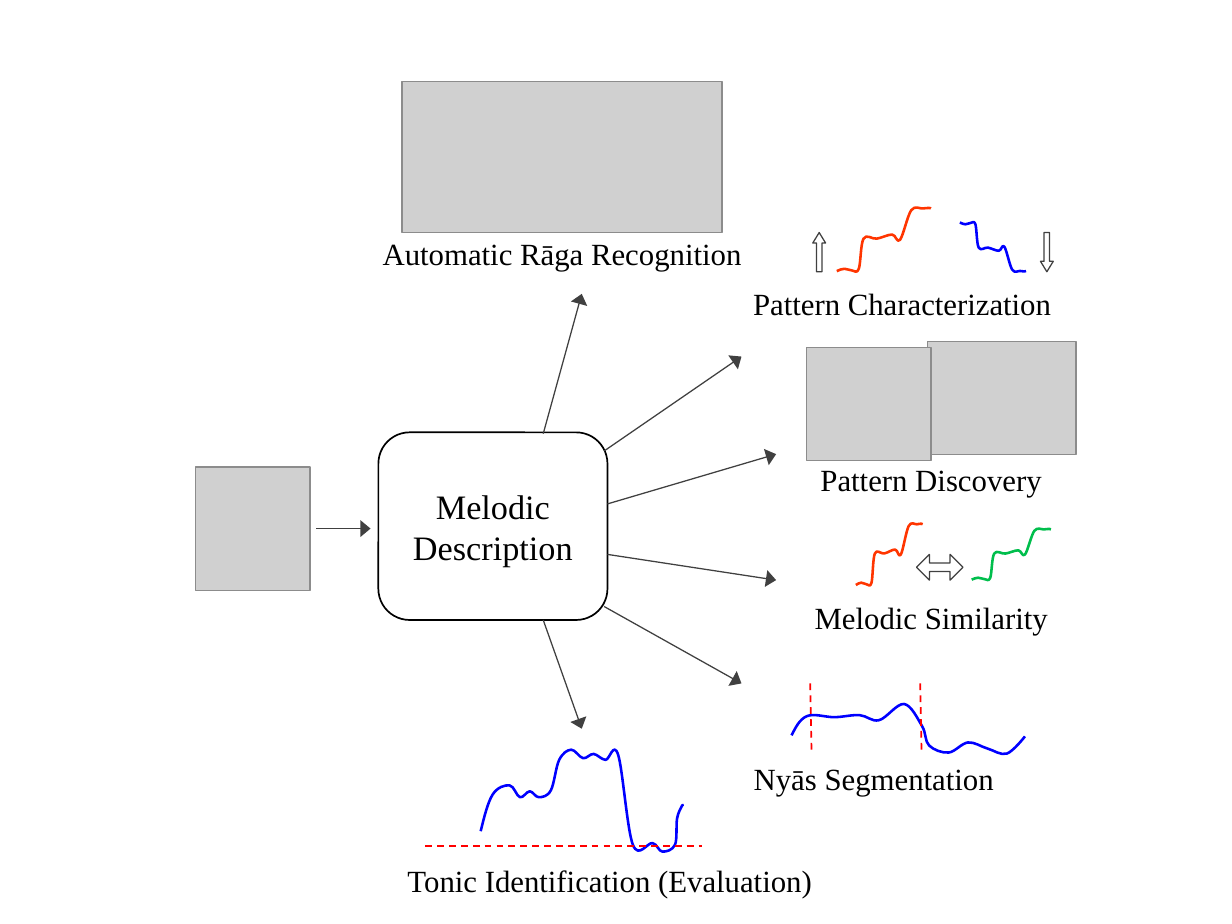
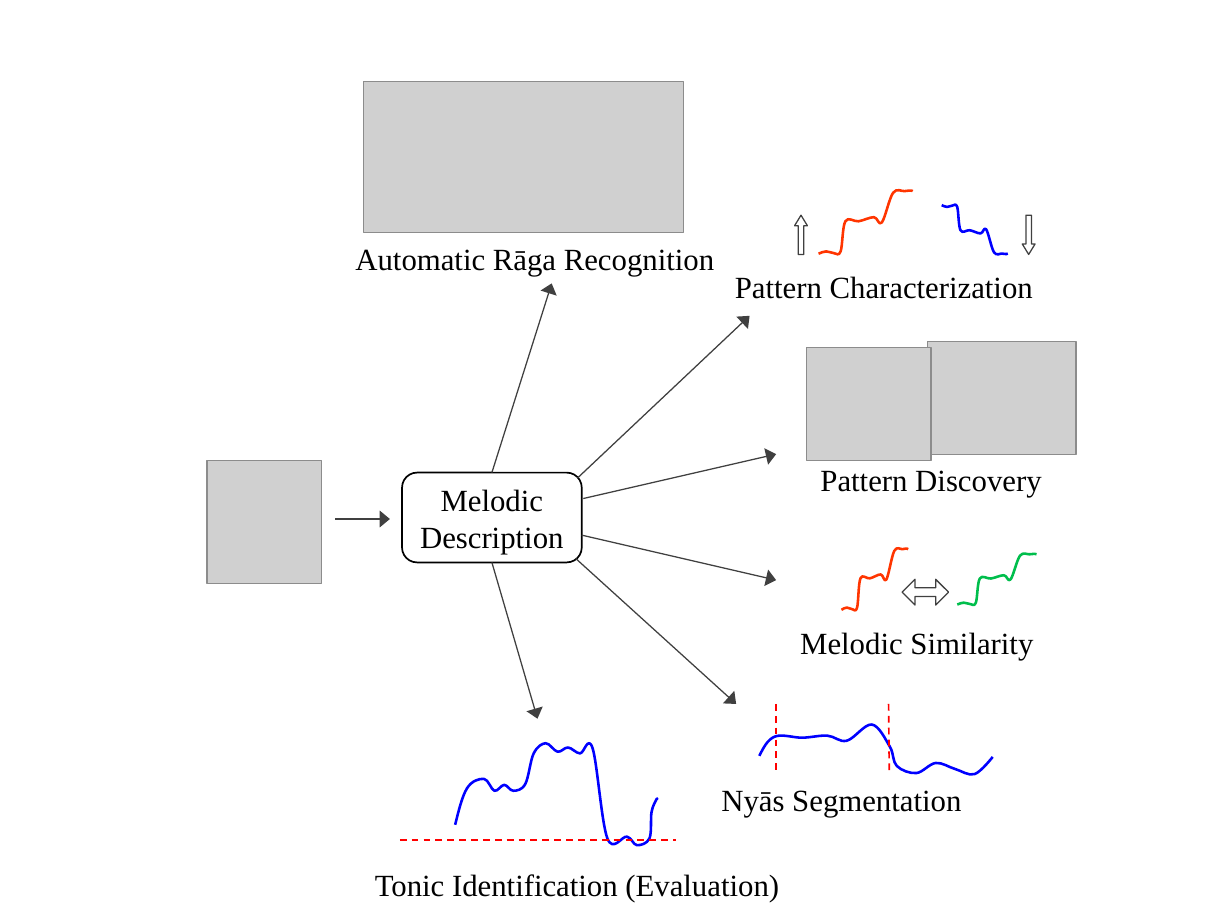
Before and after one commit to sankalpg/PhDThesis, a slide deck: slide 1 of ch01_introduction/figures/tasks.pptx. Drawn at 1232x924 pixels with LibreOffice and Linux fonts; fonts in the diff are those of the drawing; grey boxes stand for pictures. Boxes give left, top, right and bottom in pixels: in the first picture for what was removed or moved away, otherwise in the second. Text is boxed around its words. In the diff, an @@ line names an element or a change of style, - is before the commit and + after.

```diff
--- a/ch01_introduction/figures/tasks.pptx
+++ b/ch01_introduction/figures/tasks.pptx
@@ picture moved from (x1=402, y1=81, x2=722, y2=232) to (x1=363, y1=81, x2=684, y2=232) @@
@@ text "Automatic Rāga Recognition" moved from (x1=383, y1=244, x2=741, y2=271) to (x1=355, y1=249, x2=714, y2=276) @@
@@ 2 freeform shapes, 2 down arrows moved together from (x1=813, y1=207, x2=1053, y2=272) to (x1=795, y1=190, x2=1035, y2=255) @@
@@ text "Pattern Characterization" moved from (x1=753, y1=293, x2=1051, y2=316) to (x1=735, y1=276, x2=1033, y2=299) @@
@@ arrow moved from (543, 434) - (582, 294) to (492, 473) - (552, 283) @@
@@ arrow moved from (604, 451) - (742, 356) to (578, 478) - (749, 315) @@
@@ picture moved from (x1=196, y1=467, x2=310, y2=590) to (x1=207, y1=461, x2=322, y2=584) @@
@@ rounded rectangle "Melodic Description" resized from (x1=378, y1=432, x2=607, y2=620) to (x1=402, y1=473, x2=582, y2=563) @@
@@ rounded rectangle "Melodic Description" at (x1=402, y1=473, x2=582, y2=563): size 20 to 18 pt @@
@@ arrow moved from (607, 504) - (776, 455) to (583, 499) - (776, 455) @@
@@ arrow moved from (317, 529) - (371, 529) to (335, 519) - (389, 519) @@
@@ arrow moved from (607, 554) - (776, 580) to (582, 535) - (776, 580) @@
@@ arrow moved from (543, 620) - (582, 729) to (492, 562) - (537, 718) @@
@@ arrow moved from (604, 606) - (742, 684) to (575, 558) - (737, 703) @@
@@ 2 freeform shapes, 1 text, 1 left right arrow moved together from (x1=815, y1=524, x2=1051, y2=635) to (x1=800, y1=548, x2=1036, y2=660) @@
@@ line moved from (811, 684) - (812, 750) to (776, 703) - (776, 771) @@
@@ line moved from (920, 684) - (922, 750) to (888, 703) - (890, 771) @@
@@ freeform shape moved from (x1=480, y1=749, x2=683, y2=851) to (x1=455, y1=743, x2=657, y2=845) @@
@@ freeform shape moved from (x1=792, y1=703, x2=1025, y2=754) to (x1=759, y1=724, x2=992, y2=775) @@
@@ text "Nyās Segmentation" moved from (x1=754, y1=769, x2=994, y2=796) to (x1=721, y1=790, x2=961, y2=817) @@
@@ text "Tonic Identification (Evaluation)" moved from (x1=407, y1=870, x2=812, y2=898) to (x1=375, y1=874, x2=779, y2=902) @@
@@ line moved from (425, 846) - (702, 846) to (399, 840) - (676, 840) @@
```
Also in this commit, not shown: 13 other files.
